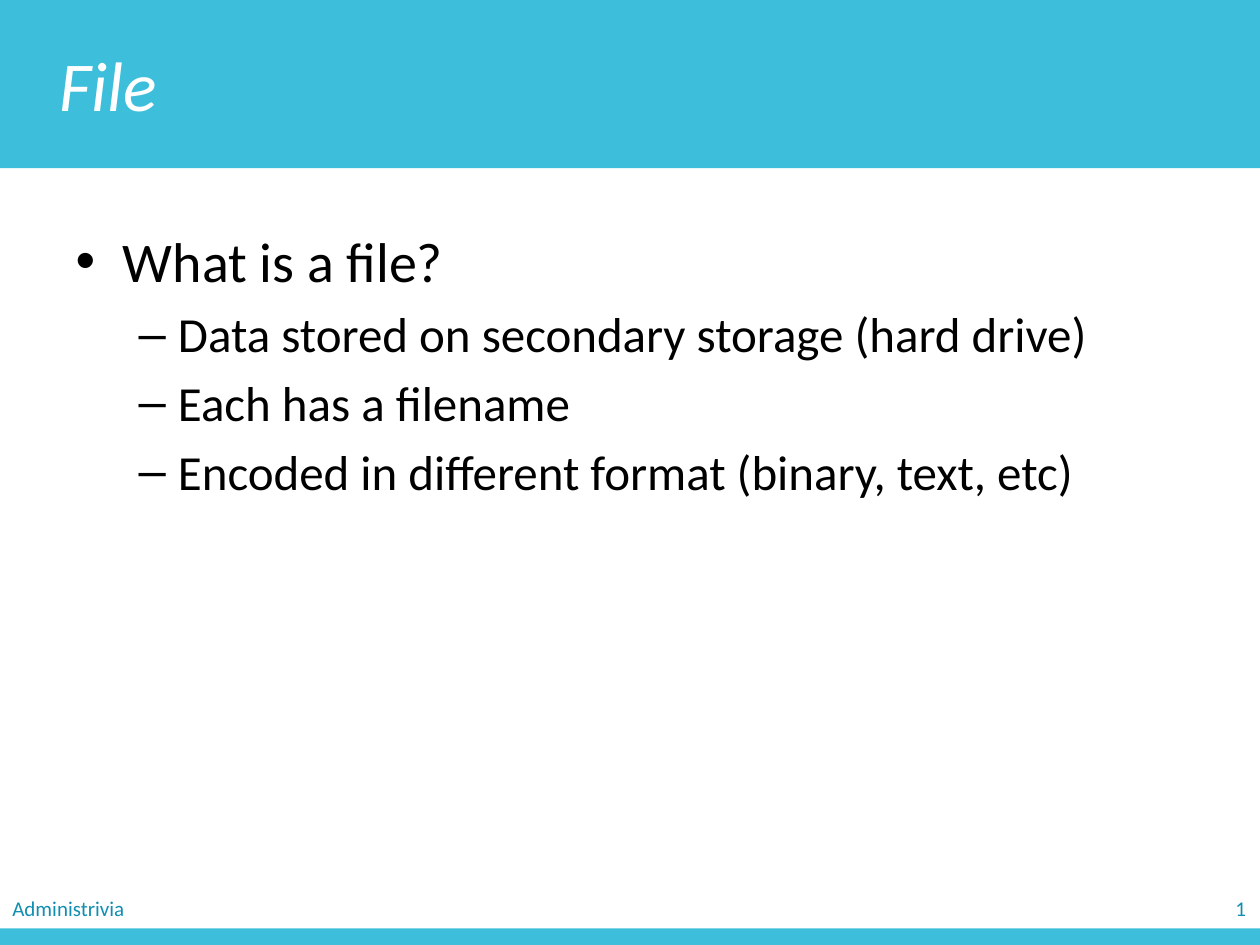
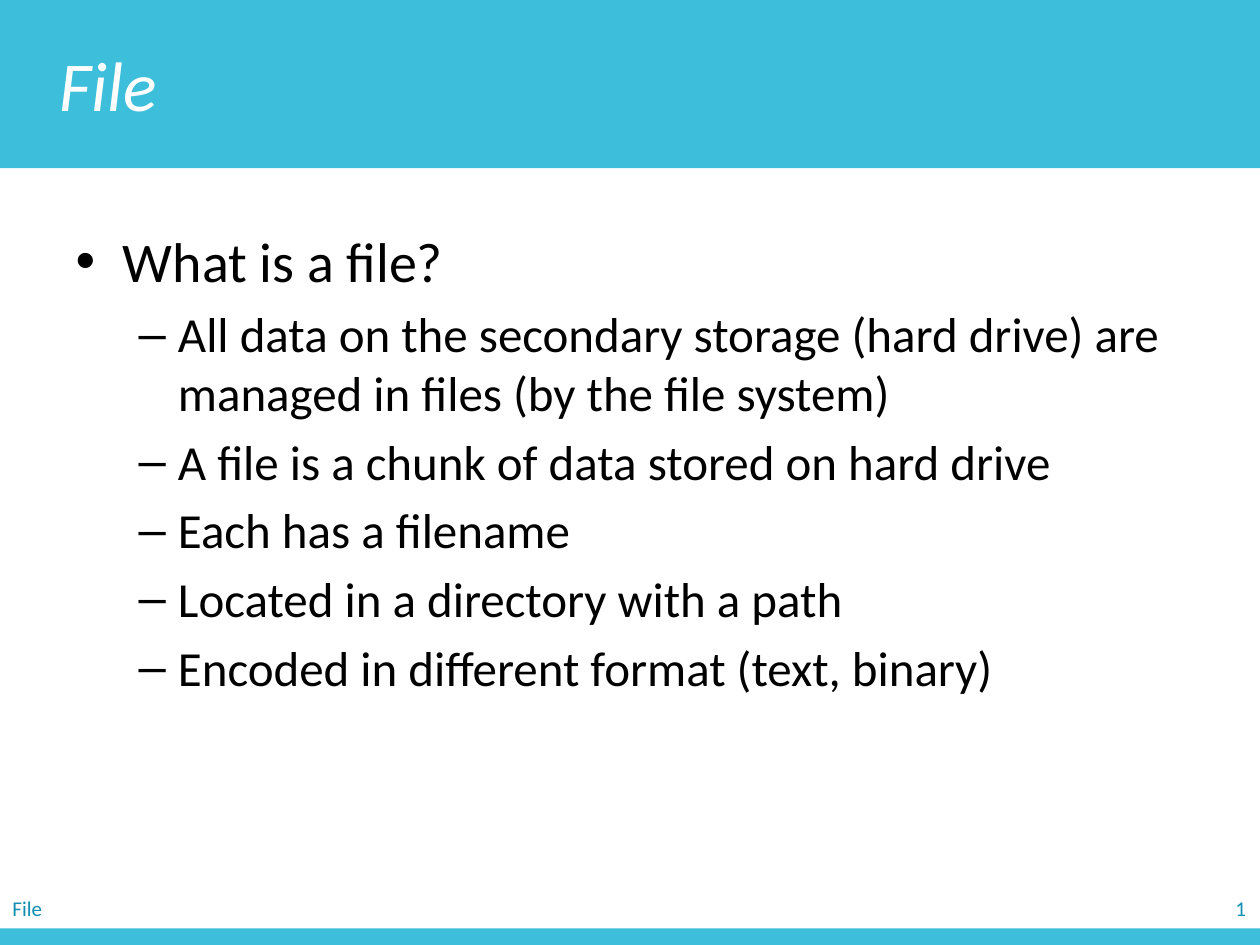
Before and after one commit to zichengliao/zuics101-fa17, a slide deck: slide 30 of lectures/lec10/lec10.pptx (slide 19 before the commit). Drawn at 1260x945 pixels with LibreOffice and Linux fonts; fonts in the diff are those of the drawing. Boxes give left, top, right and bottom in pixels: in the first picture for what was removed or moved away, otherwise in the second. Text is boxed around its words. In the diff, an @@ line names an element or a change of style, - is before the commit and + after.

```diff
--- a/lectures/lec10/lec10.pptx
+++ b/lectures/lec10/lec10.pptx
@@ text at (178, 316, 1159, 481): text changed @@
-  – Data stored on secondary storage (hard drive)
+  – All data on the secondary storage (hard drive) are managed in files (by the file system)
+  – A file is a chunk of data stored on hard drive
@@ text at (178, 583, 992, 694): text changed @@
-  – Encoded in different format (binary, text, etc)
+  – Located in a directory with a path
+  – Encoded in different format (text, binary)
@@ text removed at (12, 901, 124, 916) @@
-Administrivia
@@ text added at (12, 901, 42, 916), 12 pt, text #118EB0 @@
+File
```
Also in this commit, not shown: 23 other slides changed, 12 slides added, 1 slide removed, 4 other files.
